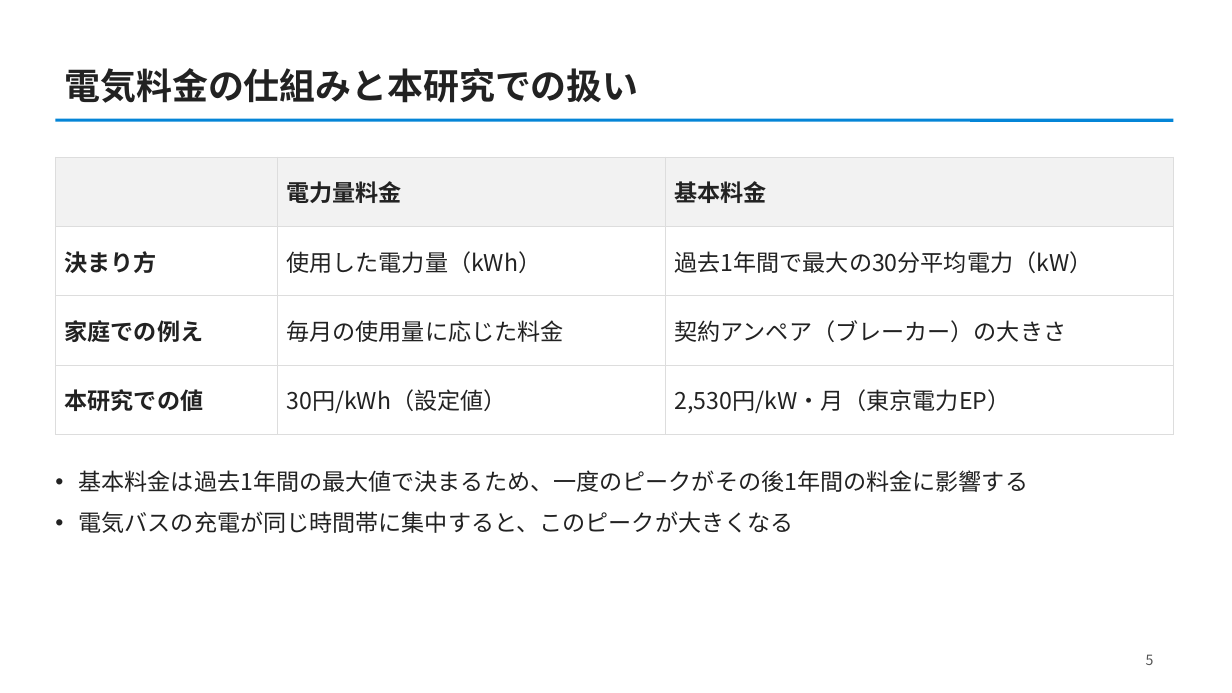
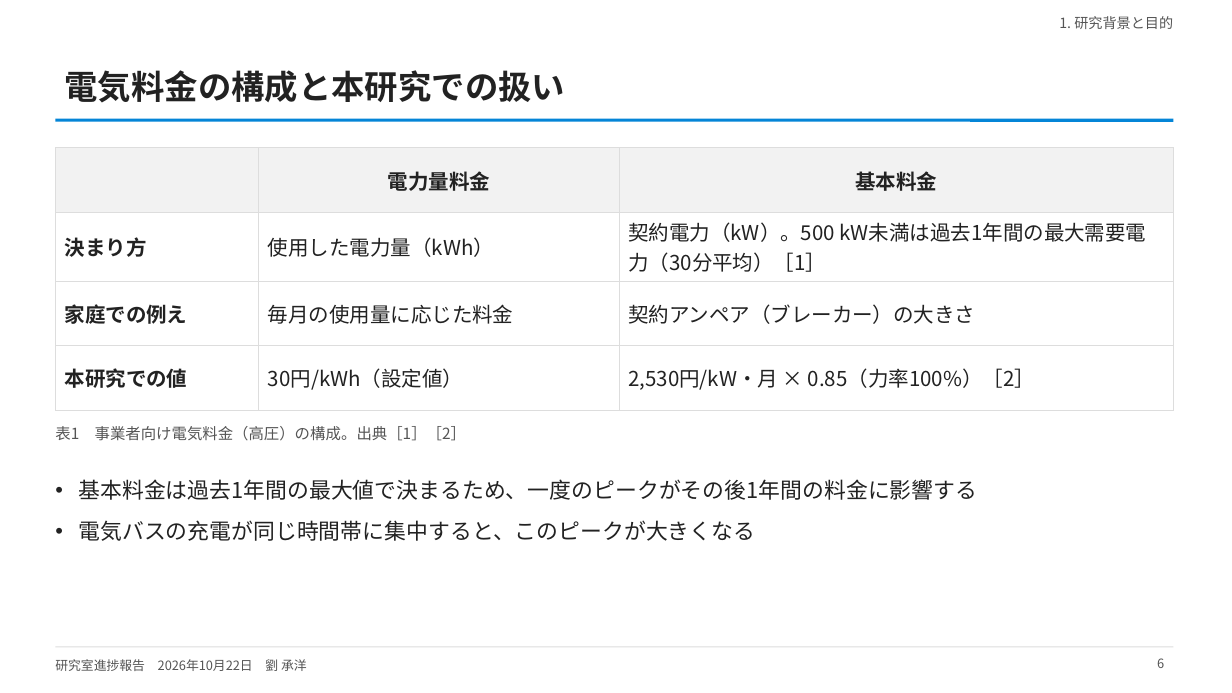
Before and after one commit to CYLIU2003/master-course, a slide deck: slide 6 of outcome/2026-10-22_lab_progress/lab_progress_20261022.pptx (slide 5 before the commit). Drawn at 1232x693 pixels with LibreOffice and Linux fonts; fonts in the diff are those of the drawing. Boxes give left, top, right and bottom in pixels: in the first picture for what was removed or moved away, otherwise in the second. Text is boxed around its words. In the diff, an @@ line names an element or a change of style, - is before the commit and + after.

```diff
--- a/outcome/2026-10-22_lab_progress/lab_progress_20261022.pptx
+++ b/outcome/2026-10-22_lab_progress/lab_progress_20261022.pptx
@@ text added at box(1059, 16, 1173, 29), 11 pt, text #555555 @@
+1. 研究背景と目的
@@ title at box(65, 70, 566, 102): text changed; size 28 to 26 pt @@
-電気料金の仕組みと本研究での扱い
+電気料金の構成と本研究での扱い
@@ table at box(55, 148, 1174, 394) @@
-row 2, column 3: 過去1年間で最大の30分平均電力（kW）
+row 2, column 3: 契約電力（kW）。500 kW未満は過去1年間の最大需要電力（30分平均）［1］
-row 4, column 3: 2,530円/kW・月（東京電力EP）
+row 4, column 3: 2,530円/kW・月 × 0.85（力率100%）［2］
@@ size 18 to 16 pt in "電力量料金", "基本料金", "決まり方", "使用した電力量（kWh）" and 5 more places @@
@@ alignment left to centre @@
@@ table: place and size @@
-table at box(55, 157, 1174, 417)
+table at box(55, 148, 1174, 394)
@@ text added at box(55, 426, 466, 441), 12 pt, text #555555 @@
+表1 事業者向け電気料金（高圧）の構成。出典［1］［2］
@@ text "基本料金は過去1年間の最大値で決まるため、一度のピークがその後1年間の料金に影響する": place and size @@
-text "基本料金は過去1年間の最大値で決まるため、一度のピークがその後1年間の料金に影響する" at box(79, 470, 1029, 533)
+text "基本料金は過去1年間の最大値で決まるため、一度のピークがその後1年間の料金に影響する" at box(79, 479, 978, 541)
@@ text "基本料金は過去1年間の最大値で決まるため、一度のピークがその後1年間の料金に影響する" at box(79, 479, 978, 541): size 18 to 17 pt; more space between paragraphs @@
@@ line added from (55, 647) to (1174, 647), #DDDDDD 0.75 pt @@
@@ text added at box(55, 659, 307, 671), 10 pt, text #555555 @@
+研究室進捗報告 2026年10月22日 劉 承洋
@@ page number removed at box(1146, 654, 1154, 665) @@
-5
@@ page number added at box(1157, 658, 1164, 668), 10 pt, text #555555 @@
+6
```
Also in this commit, not shown: 11 other slides changed, 5 slides added, 13 other files.
